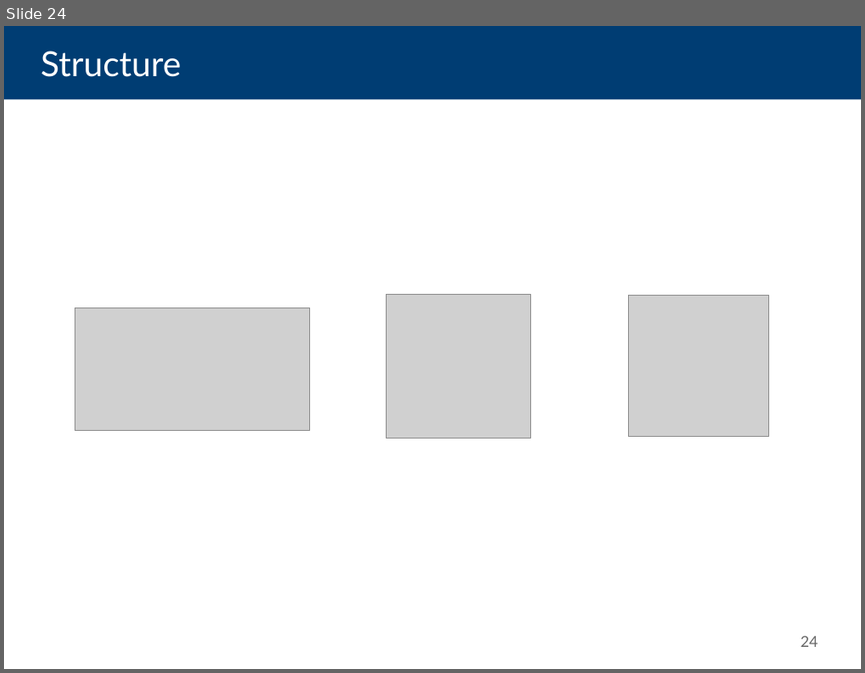
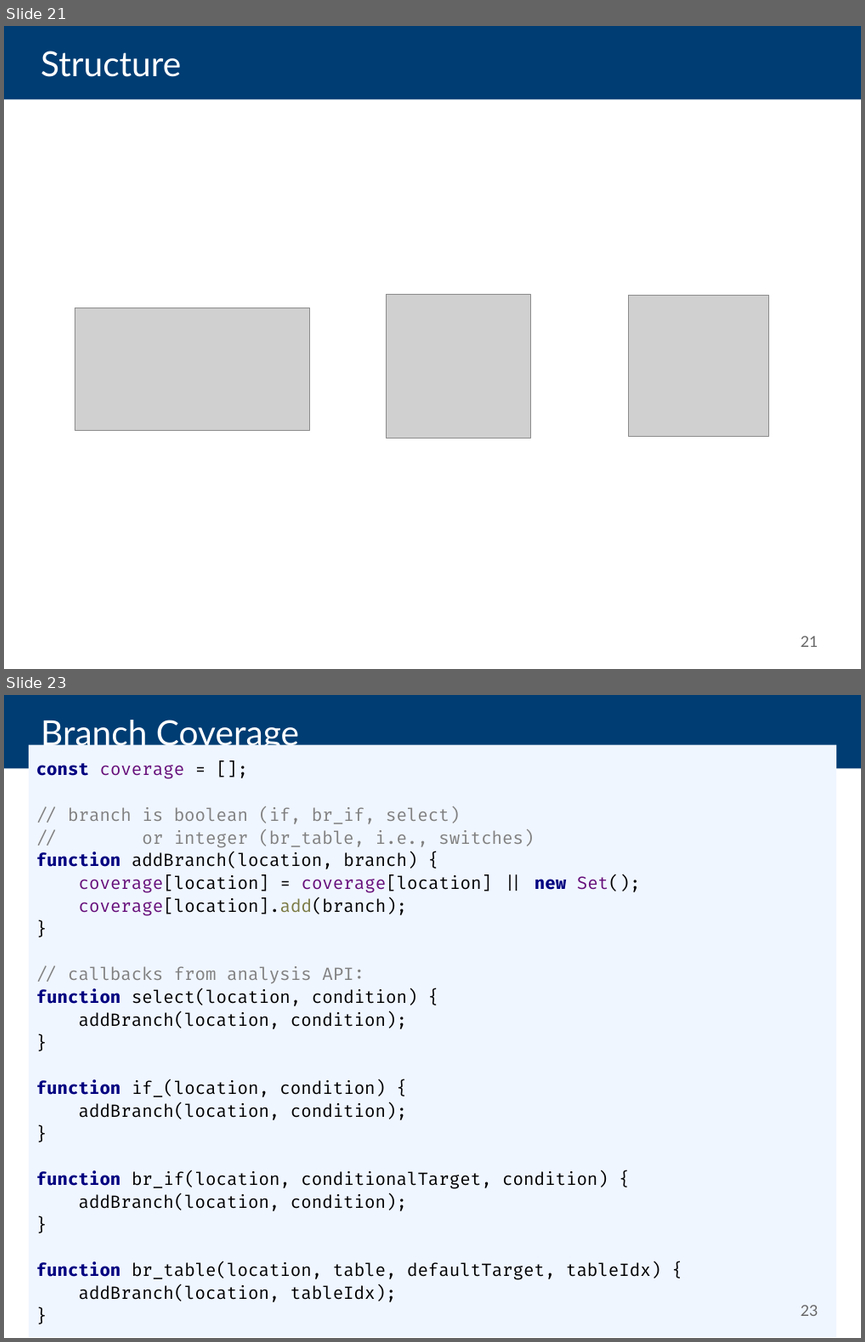
Before and after one commit to danleh/wasabi, a slide deck: 2018-04-11 Presentation/own-work.odp. Shown one above the other, each under a label of ours: slide 24 before the commit, slides 21 and 23 after it; the slides between them are not shown. The pictures are 865x673 and 865x1342 pixels, drawn with LibreOffice and Linux fonts; fonts in the diff are those of the drawing; grey boxes stand for pictures. Boxes give left, top, right and bottom in pixels: in the first picture for what was removed or moved away, otherwise in the second. Text is boxed around its words. In the diff, an @@ line names an element or a change of style, - is before the commit and + after.

```diff
--- a/2018-04-11 Presentation/own-work.odp
+++ b/2018-04-11 Presentation/own-work.odp
@@ slide 23 added at [4,695,861,1338], background #FFFFFF @@
@@ title added at [41,720,299,752], 32 pt, text #FFFFFF @@
+Branch Coverage
@@ rectangle added at [28,745,836,1338], fill #F0F6FF, 16 pt, text #000000 @@
+const coverage = [];
+// branch is boolean (if, br_if, select)
+// or integer (br_table, i.e., switches)
+function addBranch(location, branch) {
+coverage[location] = coverage[location] || new Set();
+coverage[location].add(branch);
+}
+// callbacks from analysis API:
+function select(location, condition) {
+addBranch(location, condition);
+}
+function if_(location, condition) {
+addBranch(location, condition);
+}
+function br_if(location, conditionalTarget, condition) {
+addBranch(location, condition);
+}
+function br_table(location, table, defaultTarget, tableIdx) {
+addBranch(location, tableIdx);
+}
@@ page number added at [800,1304,818,1315], 14 pt, text #666666 @@
+23
@@ what was slide 24 is now slide 21 @@
@@ page number at [800,635,818,646]: text changed @@
-24
+21
```
Also in this commit, not shown: 7 slides changed, 8 other slides added, 5 slides removed.
